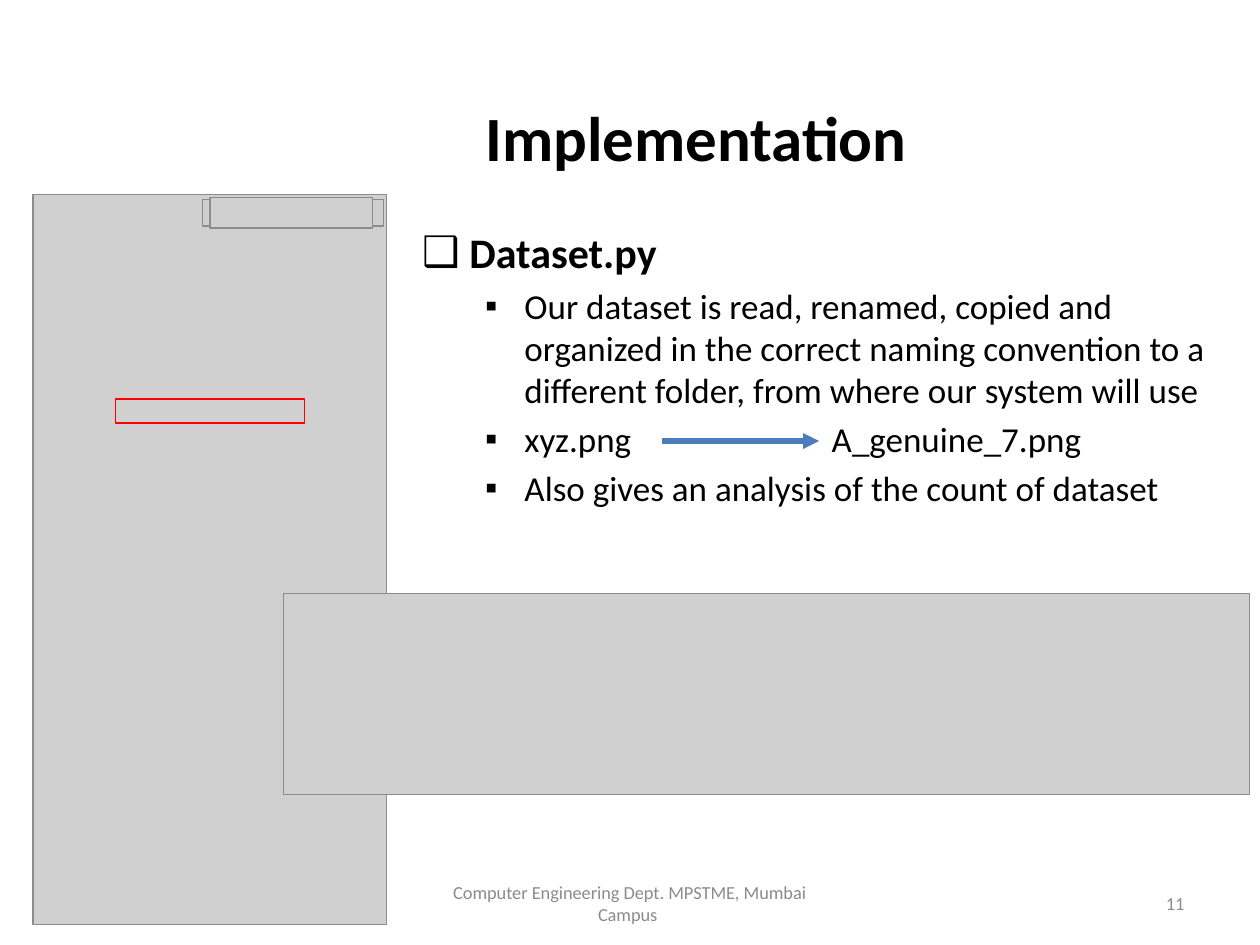
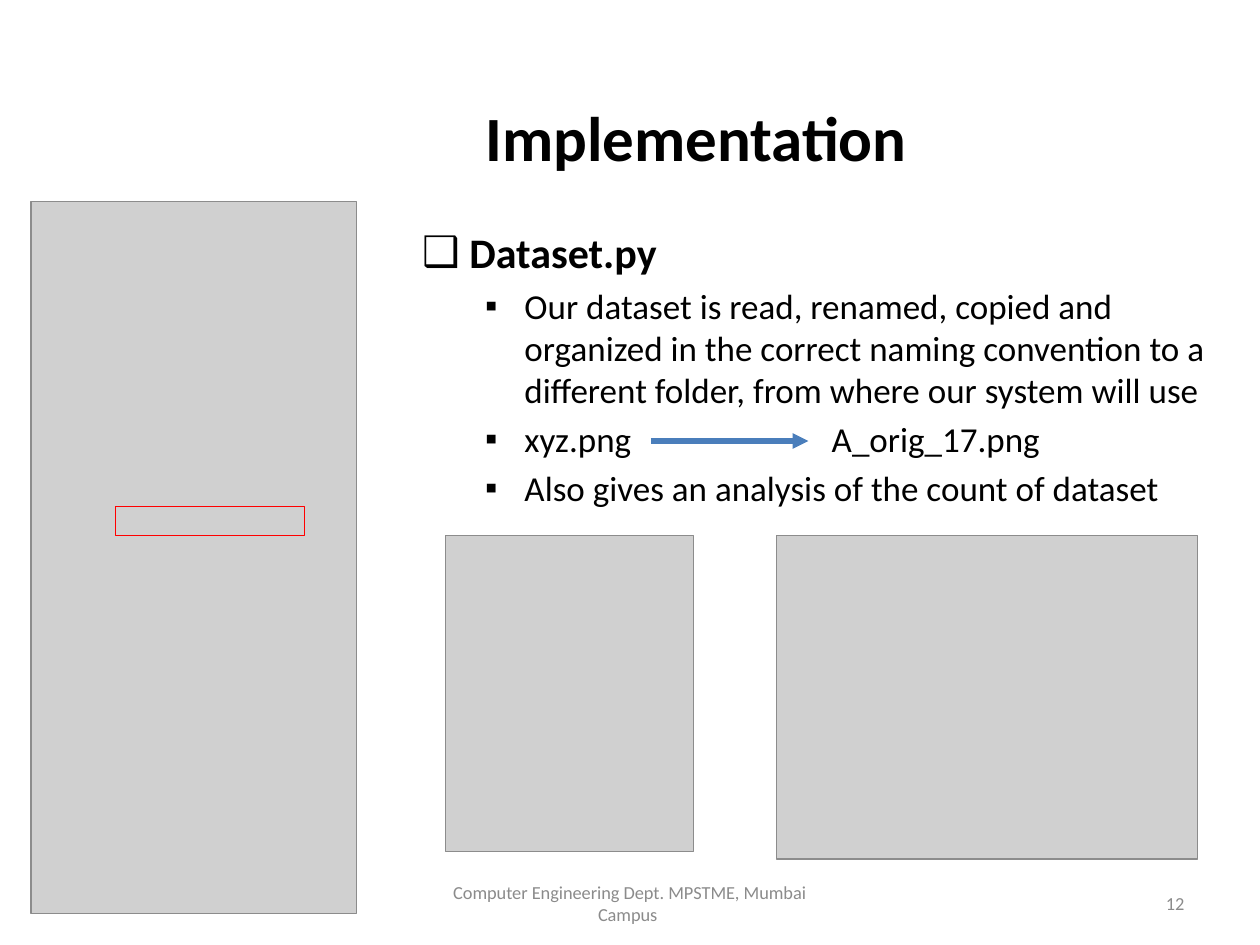
Before and after one commit to TeeeJaey/SignatureVerifier, a slide deck: slide 12 of PPT/B002_ProjectPPT.pptx (slide 11 before the commit). Drawn at 1260x945 pixels with LibreOffice and Linux fonts; fonts in the diff are those of the drawing; grey boxes stand for pictures; background and template pictures are left out. Boxes give left, top, right and bottom in pixels: in the first picture for what was removed or moved away, otherwise in the second. Text is boxed around its words. In the diff, an @@ line names an element or a change of style, - is before the commit and + after.

```diff
--- a/PPT/B002_ProjectPPT.pptx
+++ b/PPT/B002_ProjectPPT.pptx
@@ picture: place and size @@
-picture at (33,194,387,924)
+picture at (32,202,357,914)
@@ picture removed at (203,199,384,226) @@
@@ picture removed at (210,198,373,228) @@
@@ text at (524,428,1040,458): text changed @@
-  ▪ xyz.png A_genuine_7.png
+  ▪ xyz.png A_orig_17.png
@@ arrow moved from (662, 441) - (819, 441) to (651, 441) - (809, 441) @@
@@ rectangle: place and size @@
-rectangle at (116,399,305,423)
+rectangle at (116,507,305,536)
@@ picture: place and size @@
-picture at (284,593,1250,794)
+picture at (445,536,693,852)
@@ picture added at (776,536,1197,859) @@
@@ page number at (1166,898,1185,910): text changed @@
-11
+12
@@ text at (76,913,187,916): text changed @@
-1 February 2019
+14 March 2019
```
Also in this commit, not shown: 23 other slides changed, 2 slides added, 1 slide removed, 6 other files.
